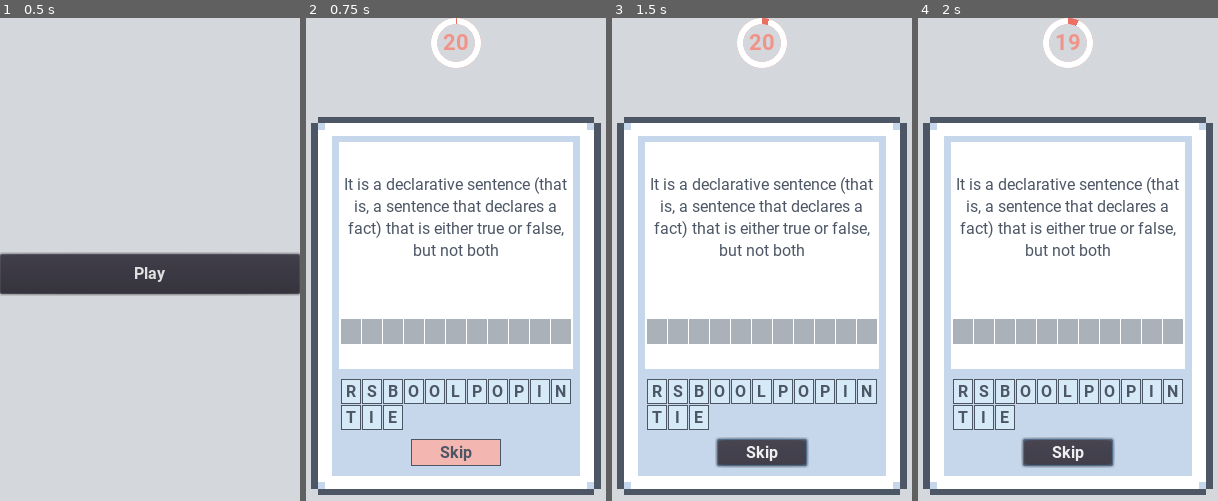
Above: before the commit, frames 1-4 (left to right).
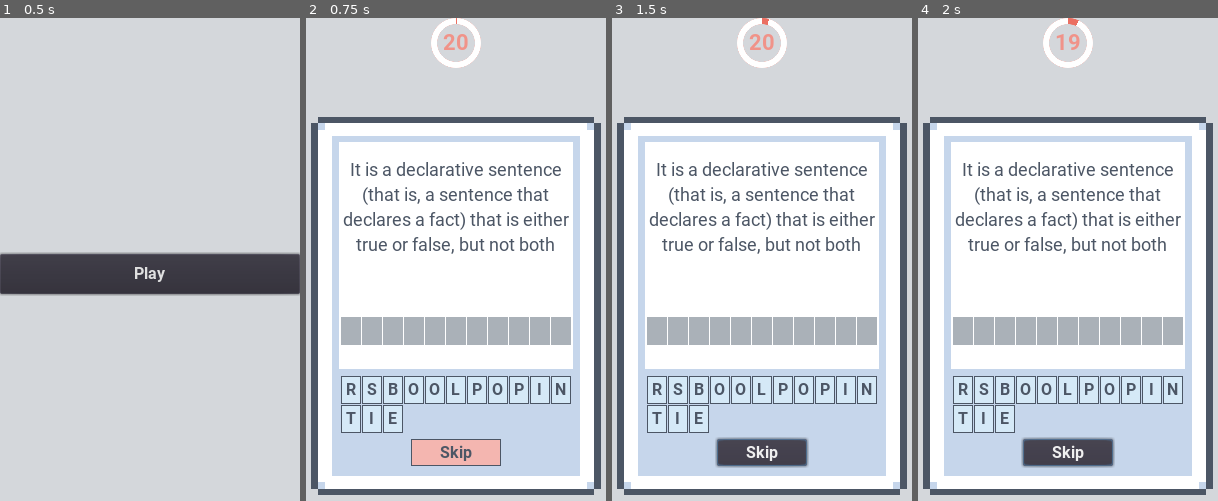
Above: after the commit, the same moments.

Repository: LoneDespair/comsci-card_game
Game: Godot game, scene res://src/main/main.tscn
Same seed, same stepped clock (60 frames per second), same inputs: the game is played once before the commit and once after it.
Inputs:
- Up to frame 1 (0.5 s): no input
- Up to frame 2 (0.75 s): click "Play" at 0.5 s
- Up to frame 3 (1.5 s): click "Skip" at 1.25 s
- Up to frame 4 (2 s): no input

Frame 1 is identical in both runs. In frame 2, 6.7% of the frame differs, in the area x 11-89%, y 29-86%; in frame 3, 6.7%; in frame 4, 6.7%.

Commit message:
letters turn red when wrong answer

Diff:
--- a/src/card/answer_logic.gd
+++ b/src/card/answer_logic.gd
@@ -34,6 +34,7 @@
 
 
 func press(letter_scn : Button) -> void:
+	checker.uncheck()
 	letter_scn.get_parent().remove_child(letter_scn)
 
 	letter_scn.disconnect("pressed", self, "press")
--- a/src/card/card.tscn
+++ b/src/card/card.tscn
@@ -8,6 +8,7 @@
 [ext_resource path="res://src/main/roboto_regular.ttf" type="DynamicFontData" id=7]
 
 [sub_resource type="DynamicFont" id=6]
+size = 18
 font_data = ExtResource( 7 )
 
 [sub_resource type="StyleBoxFlat" id=5]
@@ -60,7 +61,7 @@
 [node name="question" type="Label" parent="ui/content"]
 unique_name_in_owner = true
 margin_right = 244.0
-margin_bottom = 153.0
+margin_bottom = 134.0
 size_flags_vertical = 3
 custom_fonts/font = SubResource( 6 )
 custom_styles/normal = SubResource( 5 )
@@ -69,6 +70,11 @@
 valign = 1
 autowrap = true
 clip_text = true
+
+[node name="Label" type="Label" parent="ui/content"]
+margin_top = 134.0
+margin_right = 244.0
+margin_bottom = 153.0
 
 [node name="answer" type="GridContainer" parent="ui/content"]
 unique_name_in_owner = true
--- a/src/card/checker.gd
+++ b/src/card/checker.gd
@@ -13,18 +13,43 @@
 	emit_signal("key_setuped", new_key)
 
 
-func check() -> void:
-	var answer := ""
+func get_letter_list() -> Array:
+	var list := []
 
 	for holder in answer_container.get_children():
 		if holder.get_child_count() != 1:
-			return
+			continue
 
-		var letter_scn := holder.get_child(0) as Button
+		list.append(holder.get_child(0))
+
+	return list
+
+
+func check() -> void:
+	var answer := ""
+	var letter_list := get_letter_list()
+
+	if letter_list.size() != key.length():
+		return
+
+	for idx in letter_list.size():
+		var letter_scn := letter_list[idx] as Button
 		answer += letter_scn.text
 
 	if answer == key:
 		emit_signal("correct")
 
 	else:
+		for idx in letter_list.size():
+			var letter_scn := letter_list[idx] as Button
+			letter_scn.theme_type_variation = "WrongLetter"
+
 		prints("%s does not match the key %s" % [answer, key])
+
+
+func uncheck() -> void:
+	var letter_list := get_letter_list()
+
+	for idx in letter_list.size():
+		var letter_scn := letter_list[idx] as Button
+		letter_scn.theme_type_variation = "NeutralLetter"
--- a/src/card/holder.tscn
+++ b/src/card/holder.tscn
@@ -9,7 +9,7 @@
 margin_top = -12.5
 margin_right = 7.5
 margin_bottom = 12.5
-rect_min_size = Vector2( 20, 25 )
+rect_min_size = Vector2( 20, 28 )
 size_flags_horizontal = 0
 size_flags_vertical = 6
 theme_type_variation = "LetterHolder"
--- a/src/card/letter.tscn
+++ b/src/card/letter.tscn
@@ -9,7 +9,7 @@
 margin_top = -15.0
 margin_right = 5.0
 margin_bottom = 10.0
-rect_min_size = Vector2( 20, 25 )
+rect_min_size = Vector2( 20, 28 )
 size_flags_horizontal = 0
 size_flags_vertical = 0
 theme_type_variation = "NeutralLetter"
--- a/src/main/default_theme.tres
+++ b/src/main/default_theme.tres
@@ -58,7 +58,12 @@
 border_color = Color( 0.301961, 0.341176, 0.4, 1 )
 
 [sub_resource type="StyleBoxFlat" id=11]
-bg_color = Color( 0.980392, 0.858824, 0.847059, 1 )
+bg_color = Color( 0.901961, 0.690196, 0.666667, 1 )
+border_width_left = 1
+border_width_top = 1
+border_width_right = 1
+border_width_bottom = 1
+border_color = Color( 0.301961, 0.341176, 0.4, 1 )
 
 [sub_resource type="DynamicFont" id=1]
 font_data = ExtResource( 1 )
@@ -87,4 +92,5 @@
 RedButton/colors/font_color = Color( 0.301961, 0.341176, 0.4, 1 )
 RedButton/styles/normal = SubResource( 14 )
 WrongLetter/base_type = "Button"
+WrongLetter/colors/font_color = Color( 0.301961, 0.341176, 0.4, 1 )
 WrongLetter/styles/normal = SubResource( 11 )
